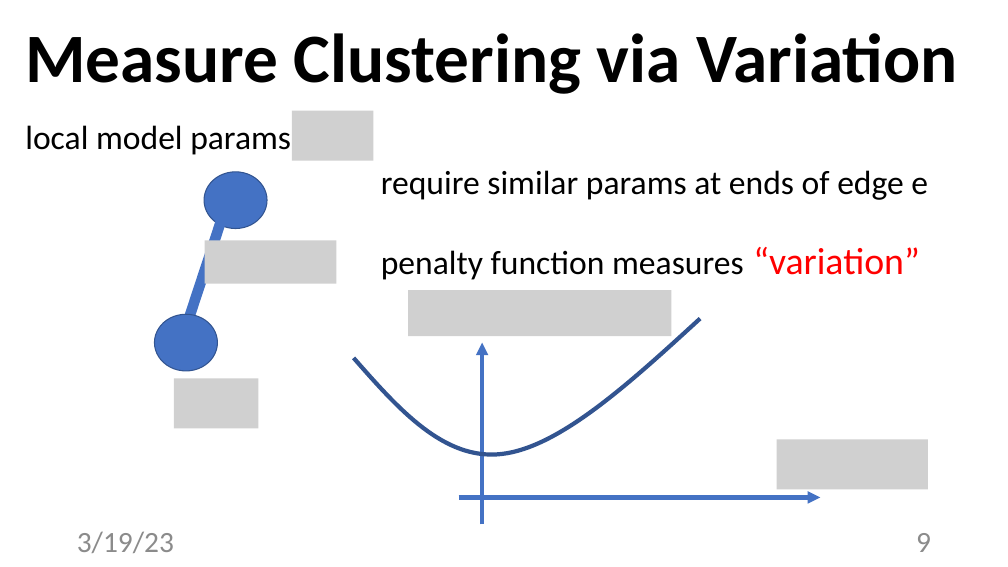
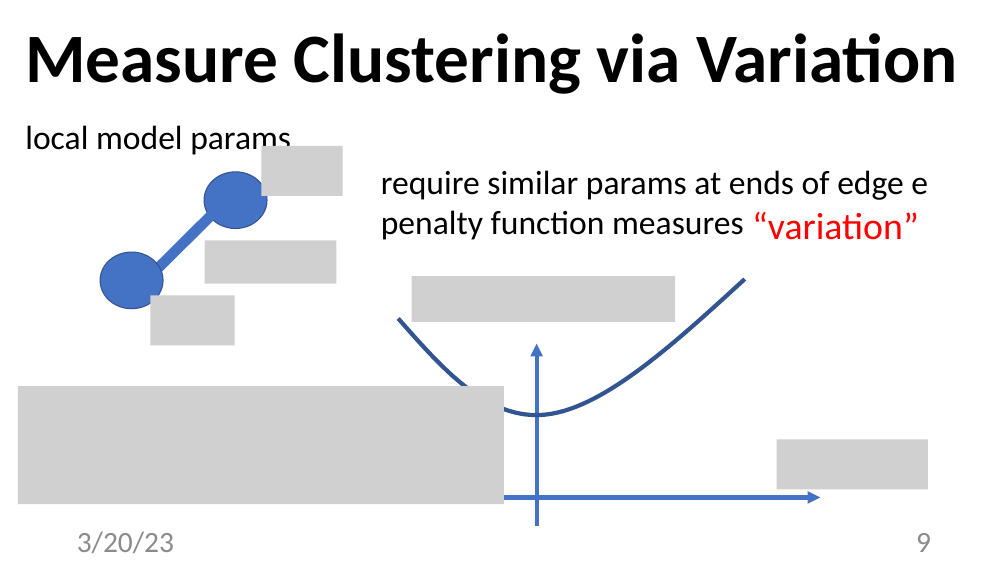
Before and after one commit to alexjungaalto/FederatedLearning, a slide deck: slide 9 of slides/CS-E4740_FLDesignPrinciple.pptx. Drawn at 1008x567 pixels with LibreOffice and Linux fonts; fonts in the diff are those of the drawing; grey boxes stand for pictures. Boxes give left, top, right and bottom in pixels: in the first picture for what was removed or moved away, otherwise in the second. Text is boxed around its words. In the diff, an @@ line names an element or a change of style, - is before the commit and + after.

```diff
--- a/slides/CS-E4740_FLDesignPrinciple.pptx
+++ b/slides/CS-E4740_FLDesignPrinciple.pptx
@@ picture removed at [292,110,374,160] @@
@@ picture added at [262,146,343,196] @@
@@ text "require similar params at ends ..." rewrapped from [381,170,928,280] to [381,170,928,240] @@
@@ line moved from (181, 343) - (228, 198) to (146, 281) - (228, 198) @@
@@ text "“variation”": place and size @@
-text "“variation”" at [753,247,920,275]
+text "“variation”" at [752,212,919,240]
@@ ellipse: place and size @@
-ellipse at [154,315,217,371]
+ellipse at [100,252,163,309]
@@ picture added at [150,296,235,346] @@
@@ freeform shape: place and size @@
-freeform shape at [354,318,700,454]
+freeform shape at [399,279,745,415]
@@ picture: place and size @@
-picture at [408,290,672,337]
+picture at [412,276,676,322]
@@ arrow moved from (482, 525) - (482, 343) to (537, 526) - (537, 344) @@
@@ picture added at [18,386,504,504] @@
@@ picture removed at [174,378,259,428] @@
@@ text at [77,531,174,553]: text changed @@
-3/19/23
+3/20/23
```
Also in this commit, not shown: 36 other slides changed, 1 slide removed, 3 other files.
